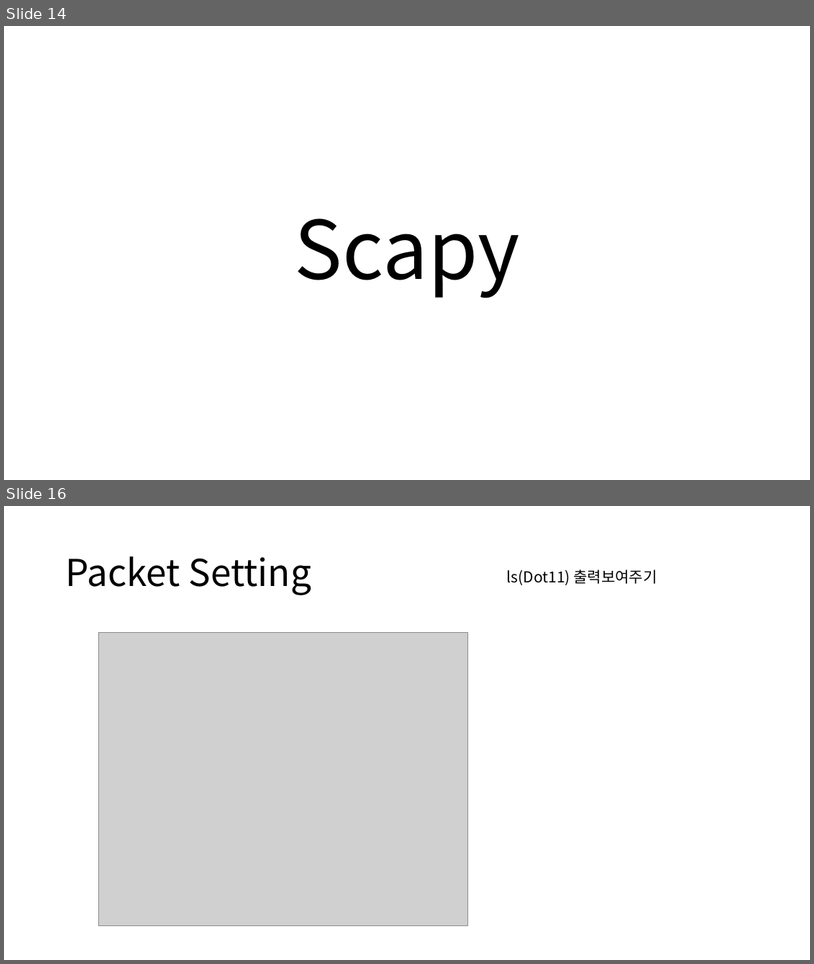
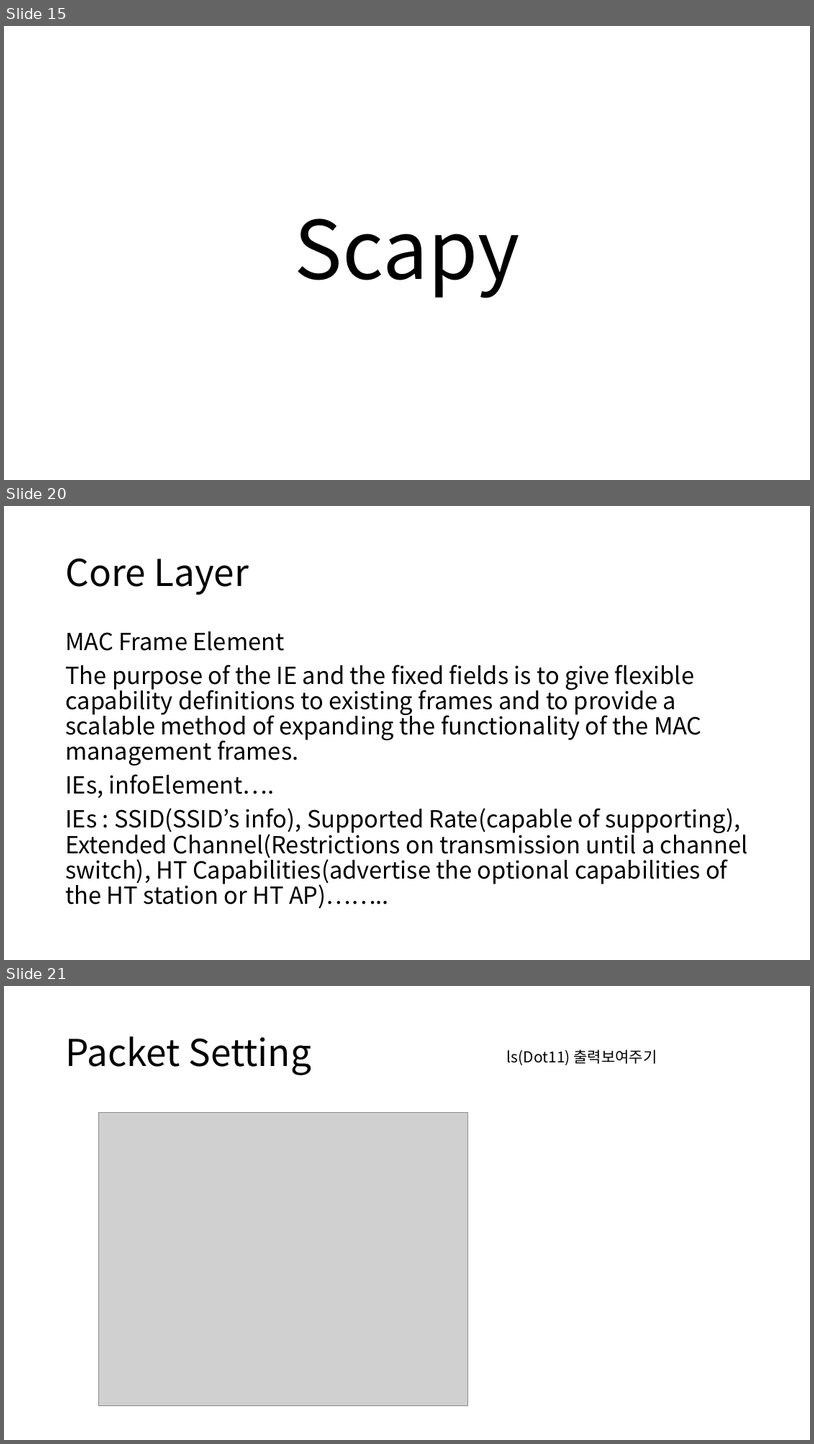
Before and after one commit to gunwooKim-Korea/network-fuzzer, a slide deck: networkfuzzer/Network fuzzer.pptx. Shown one above the other, each under a label of ours: slides 14 and 16 before the commit, slides 15, 20 and 21 after it; the slides between them are not shown. The pictures are 814x964 and 814x1444 pixels, drawn with LibreOffice and Linux fonts; fonts in the diff are those of the drawing; grey boxes stand for pictures. Boxes give left, top, right and bottom in pixels: in the first picture for what was removed or moved away, otherwise in the second. Text is boxed around its words. In the diff, an @@ line names an element or a change of style, - is before the commit and + after.

```diff
--- a/networkfuzzer/Network fuzzer.pptx
+++ b/networkfuzzer/Network fuzzer.pptx
@@ slide 20 added at <box>4,506,810,960</box>, background #FFFFFF @@
@@ title added at <box>65,558,250,595</box>, 44 pt, text #000000 @@
+Core Layer
@@ text added at <box>65,631,748,908</box>, 28 pt, text #000000 @@
+MAC Frame Element
+The purpose of the IE and the fixed fields is to give flexible capability definitions to existing frames and to provide a scalable method of expanding the functionality of the MAC management frames.
+IEs, infoElement….
+IEs : SSID(SSID’s info), Supported Rate(capable of supporting), Extended Channel(Restrictions on transmission until a channel switch), HT Capabilities(advertise the optional capabilities of the HT station or HT AP)……..
@@ what was slide 14 is now slide 15 @@
@@ what was slide 16 is now slide 21 @@
```
Also in this commit, not shown: 2 slides changed, 19 other slides added.
